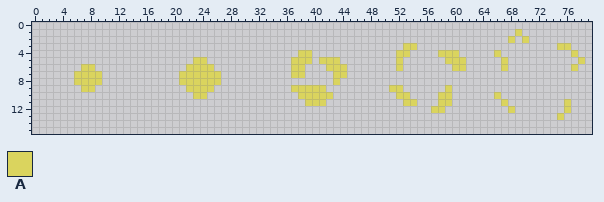
One commit to this sprite sheet: graphics/hit01.png. This is how it looked before the edit.
The file is 80x16 pixels.
Palette (. is transparent): A #dad45e
Pixels before, first column x 6:
 1 ...............................................................A.........
 2 ..............................................................A.A........
 3 ...............................................AA....................AA..
 4 ................................AA............AA....AAA.....A..........A.
 5 .................AA............AAA.AAA........A......AAA.....A..........A
 6 .AA.............AAAA...........AA...AAA.......A.......AA.....A.........A.
 7 AAAA...........AAAAAA..........AA....AA..................................
 8 AAAA...........AAAAAA................A...................................
 9 .AA.............AAAA...........AAAAA.........AA......A...................
10 .................AA.............AAAAA.........AA....AA......A............
11 .................................AAA...........AA...AA.......A........A..
12 ...................................................AA.........A.......A..
13 .....................................................................A...
And afterwards:
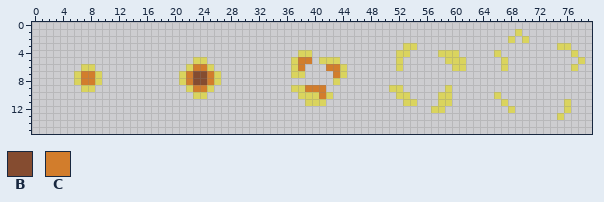
Colours new in this view: B #854c30  C #d27d2c
From old to new:
Changed rows in their new state; - is an unchanged pixel.
first column x 7:
 5 -------------------------------CC----
 6 ----------------CC-------------C---CC
 7 CC-------------CBBC-----------------C
 8 CC-------------CBBC------------------
 9 ----------------CC--------------CCC--
10 ----------------------------------C--
Changed places in both pictures, as pixel boxes (x1, y1, x2, y2):
changed: (298, 57, 340, 99)
changed: (186, 64, 214, 92)
changed: (81, 71, 95, 85)
